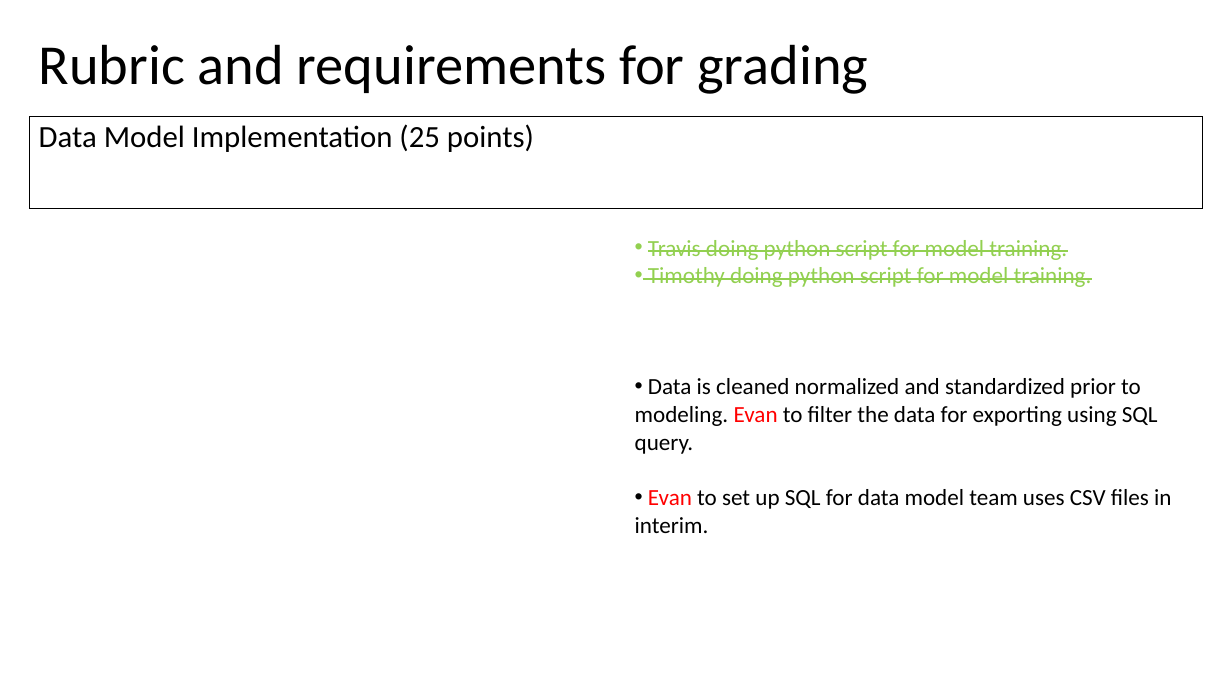
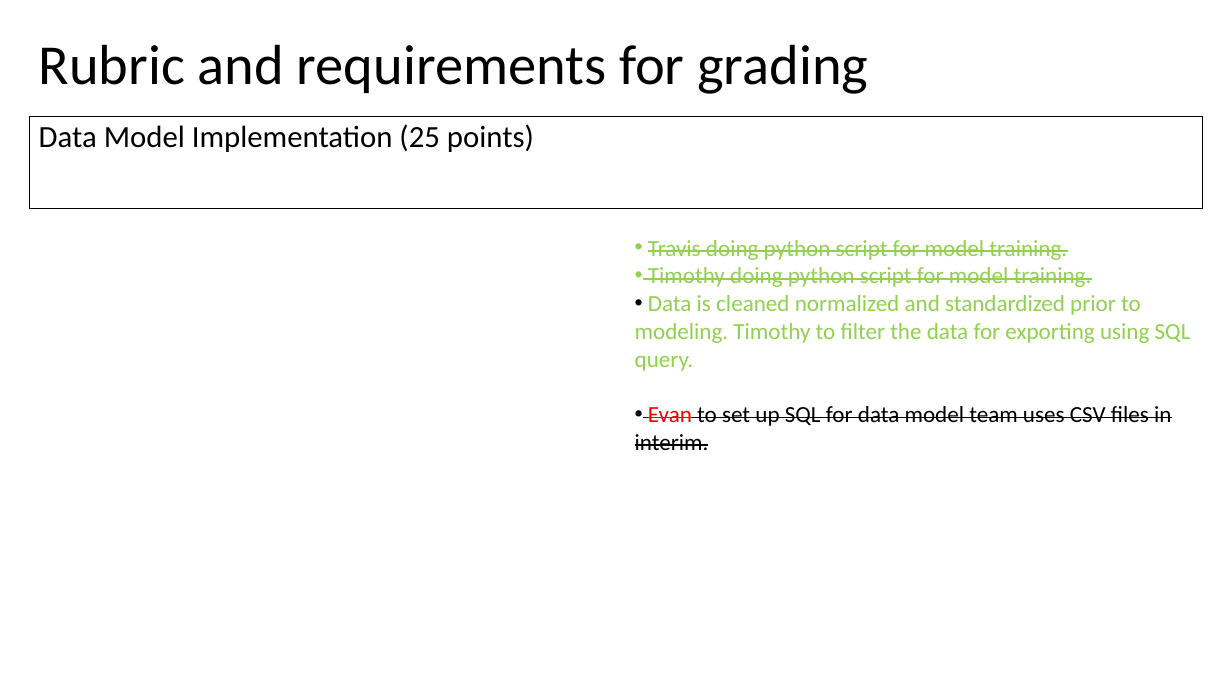
Before and after one commit to Evdawg/Project_4_FF_ML, a slide deck: slide 8 of Project_3_outline.pptm. Drawn at 1232x693 pixels with LibreOffice and Linux fonts; fonts in the diff are those of the drawing. Boxes give left, top, right and bottom in pixels: in the first picture for what was removed or moved away, otherwise in the second. Text is boxed around its words. In the diff, an @@ line names an element or a change of style, - is before the commit and + after.

```diff
--- a/Project_3_outline.pptm
+++ b/Project_3_outline.pptm
@@ text at [635,295,1191,371]: text changed; text colour #000000 to #92D050 @@
-• Data is cleaned normalized and standardized prior to modeling. Evan to filter the data for exporting using SQL query.
+• Data is cleaned normalized and standardized prior to modeling. Timothy to filter the data for exporting using SQL query.
@@ text at [635,406,1171,450]: strikethrough on in "Evan to set up SQL for data ..." @@
```
Also in this commit, not shown: 4 other slides changed, 2 other files.
